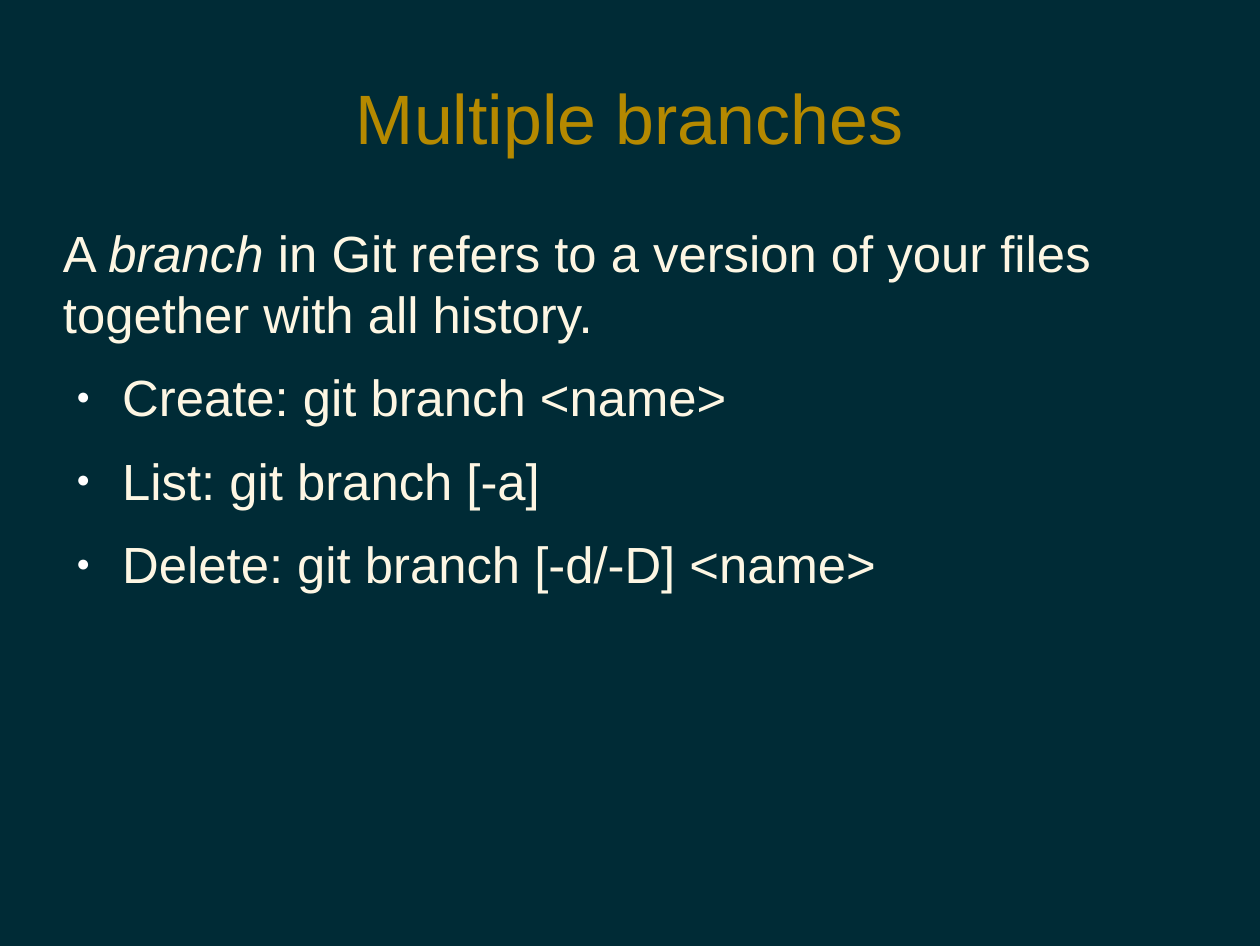
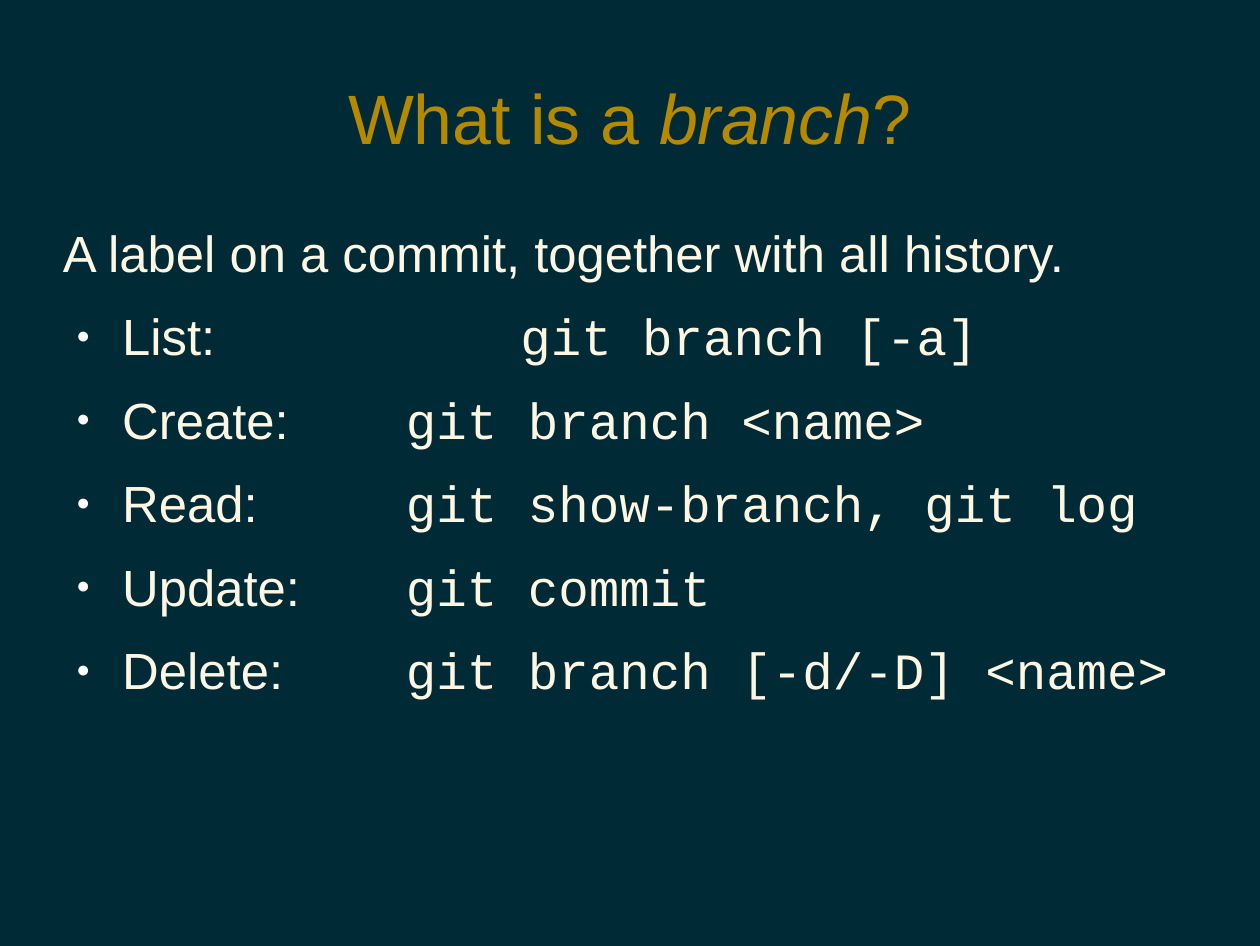
Before and after one commit to pdg137/gitpres, a slide deck: slide 5 of advanced.odp (slide 4 before the commit). Drawn at 1260x946 pixels with LibreOffice and Linux fonts; fonts in the diff are those of the drawing. Boxes give left, top, right and bottom in pixels: in the first picture for what was removed or moved away, otherwise in the second. Text is boxed around its words. In the diff, an @@ line names an element or a change of style, - is before the commit and + after.

```diff
--- a/advanced.odp
+++ b/advanced.odp
@@ title at (x1=348, y1=93, x2=912, y2=145): text changed @@
-Multiple branches
+What is a branch?
@@ text at (x1=63, y1=235, x2=1064, y2=356): text changed @@
-A branch in Git refers to a version of your files together with all history.
+A label on a commit, together with all history.
+● List: git branch [-a]
@@ text at (x1=122, y1=402, x2=1168, y2=700): font Arial to Courier New in "git branch <name>", "git branch [-d/-D] <name>" @@
@@ text at (x1=122, y1=485, x2=1137, y2=617): text changed; font Arial to Courier New @@
-● List: git branch [-a]
+● Read: git show-branch, git log
+● Update: git commit
```
Also in this commit, not shown: 1 other slide changed, 8 slides added.
